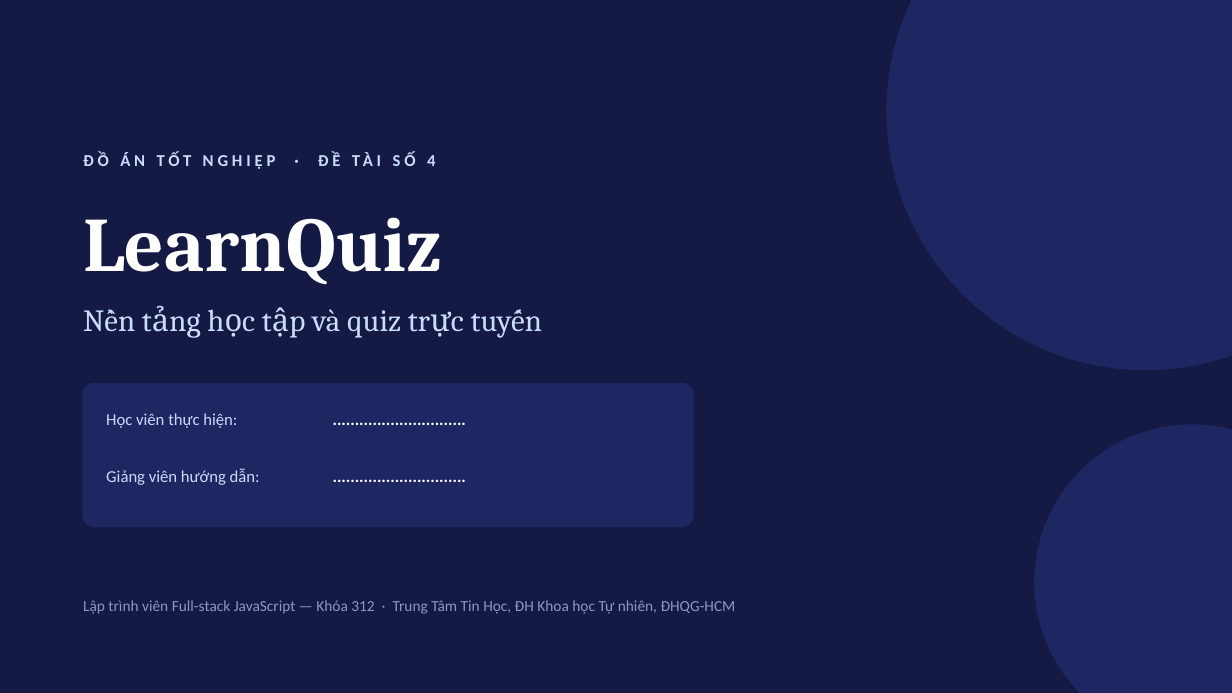
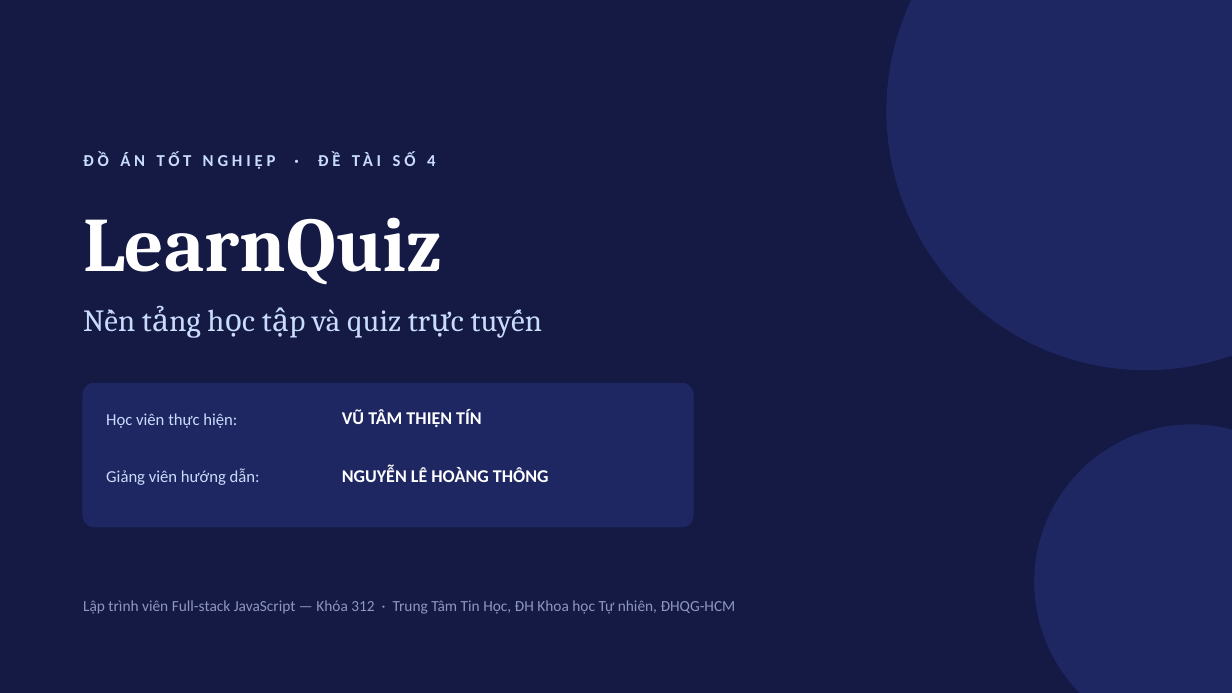
Before and after one commit to tamthientinvu-coder/FinalProjectJS, a slide deck: slide 1 of docs/SLIDE-BAO-VE-LearnQuiz.pptx. Drawn at 1232x693 pixels with LibreOffice and Linux fonts; fonts in the diff are those of the drawing. Boxes give left, top, right and bottom in pixels: in the first picture for what was removed or moved away, otherwise in the second. Text is boxed around its words. In the diff, an @@ line names an element or a change of style, - is before the commit and + after.

```diff
--- a/docs/SLIDE-BAO-VE-LearnQuiz.pptx
+++ b/docs/SLIDE-BAO-VE-LearnQuiz.pptx
@@ text at (342,410,481,427): text changed; size 13 to 14 pt @@
-..............................
+VŨ TÂM THIỆN TÍN
@@ text at (342,467,549,482): text changed; size 13 to 14 pt @@
-..............................
+NGUYỄN LÊ HOÀNG THÔNG
```
Also in this commit, not shown: 1 other slide changed, 9 other files.
